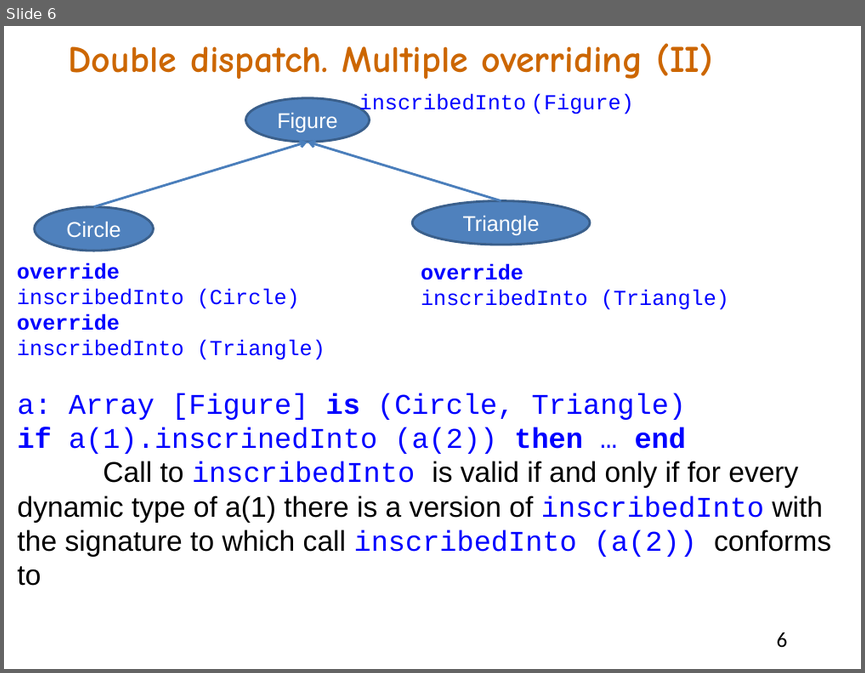
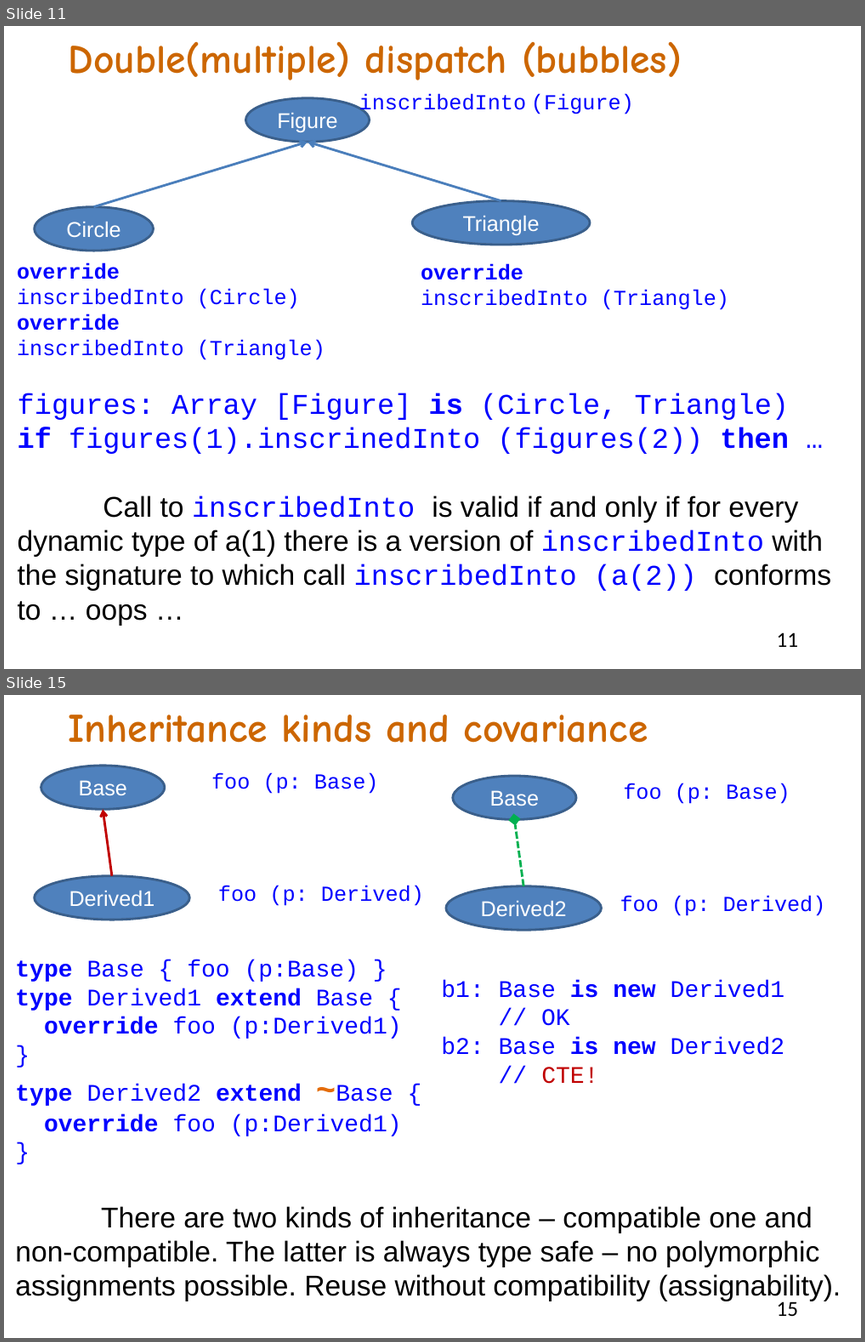
Before and after one commit to akanatov/SLang-, a slide deck: Docs/Multiple overriding or OOP approach to double dispatch.pptx. Shown one above the other, each under a label of ours: slide 6 before the commit, slides 11 and 15 after it; the slides between them are not shown. The pictures are 865x673 and 865x1342 pixels, drawn with LibreOffice and Linux fonts; fonts in the diff are those of the drawing. Boxes give left, top, right and bottom in pixels: in the first picture for what was removed or moved away, otherwise in the second. Text is boxed around its words. In the diff, an @@ line names an element or a change of style, - is before the commit and + after.

Commit message:
Slides about type-safe covariance

```diff
--- a/Docs/Multiple overriding or OOP approach to double dispatch.pptx
+++ b/Docs/Multiple overriding or OOP approach to double dispatch.pptx
@@ slide 15 added at (4, 695, 861, 1338), background #FFFFFF @@
@@ text added at (69, 715, 648, 743), 34 pt, text #CC6600, bold @@
+Inheritance kinds and covariance
@@ group added at (34, 766, 379, 919): 2 ellipses, 1 arrow, 1 text @@
+Base
+Derived1
+foo (p: Base)
@@ group added at (446, 776, 790, 930): 2 ellipses, 1 arrow, 1 text @@
+Base
+Derived2
+foo (p: Base)
@@ text added at (218, 885, 424, 906), 18 pt, text #0000FF @@
+foo (p: Derived)
@@ text added at (620, 896, 826, 916), 18 pt, text #0000FF @@
+foo (p: Derived)
@@ text added at (15, 959, 841, 1301), 24 pt, text #000000 @@
+type Base { foo (p:Base) }
+type Derived1 extend Base {
+override foo (p:Derived1)
+}
+type Derived2 extend ~Base {
+override foo (p:Derived1)
+}
+There are two kinds of inheritance – compatible one and non-compatible. The latter is always type safe – no polymorphic assignments possible. Reuse without compatibility (assignability).
@@ text added at (441, 980, 785, 1083), 20 pt, text #0000FF @@
+b1: Base is new Derived1
+// OK
+b2: Base is new Derived2
+// CTE!
@@ page number added at (777, 1301, 799, 1315), 18 pt, text #000000 @@
+15
@@ what was slide 6 is now slide 11 @@
@@ slide 11 changed as well @@
@@ text at (69, 41, 681, 80): text changed; size 31.4 to 34 pt @@
-Double dispatch. Multiple overriding (II)
+Double(multiple) dispatch (bubbles)
@@ text at (18, 392, 831, 625): text changed @@
-a: Array [Figure] is (Circle, Triangle)
-if a(1).inscrinedInto (a(2)) then … end
-Call to inscribedInto is valid if and only if for every dynamic type of a(1) there is a version of inscribedInto with the signature to which call inscribedInto (a(2)) conforms to
+figures: Array [Figure] is (Circle, Triangle)
+if figures(1).inscrinedInto (figures(2)) then …
+Call to inscribedInto is valid if and only if for every dynamic type of a(1) there is a version of inscribedInto with the signature to which call inscribedInto (a(2)) conforms to … oops …
@@ page number at (777, 632, 799, 646): text changed @@
-6
+11
```
Also in this commit, not shown: 4 other slides changed, 13 other slides added, 3 slides removed.
